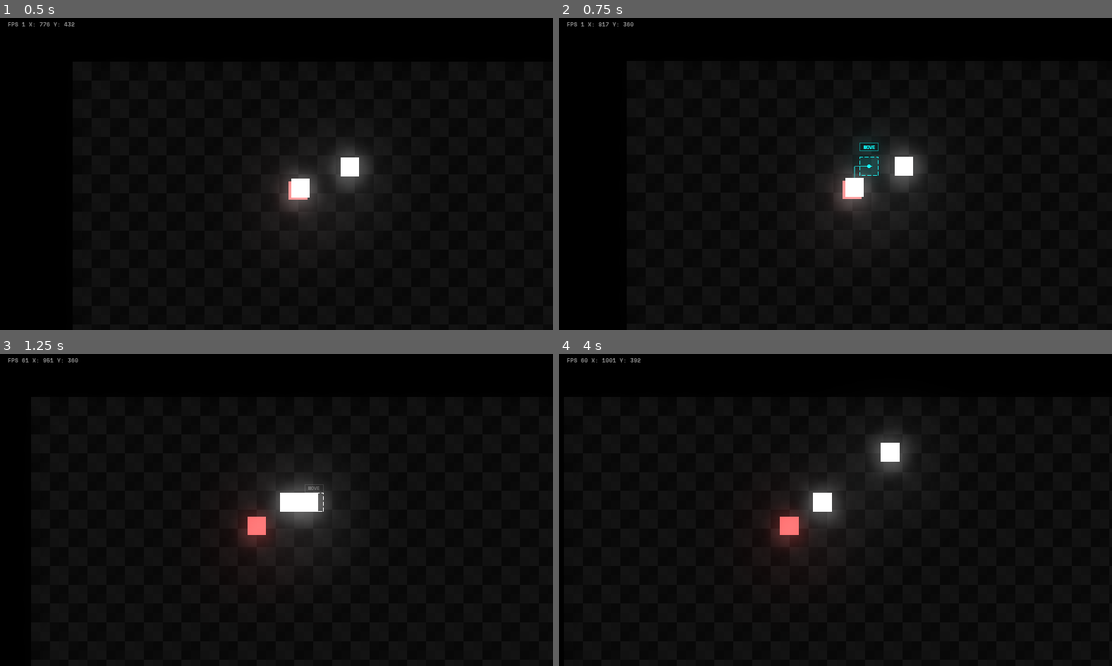
Above: before the commit, frames 1-4 (two rows, left to right).
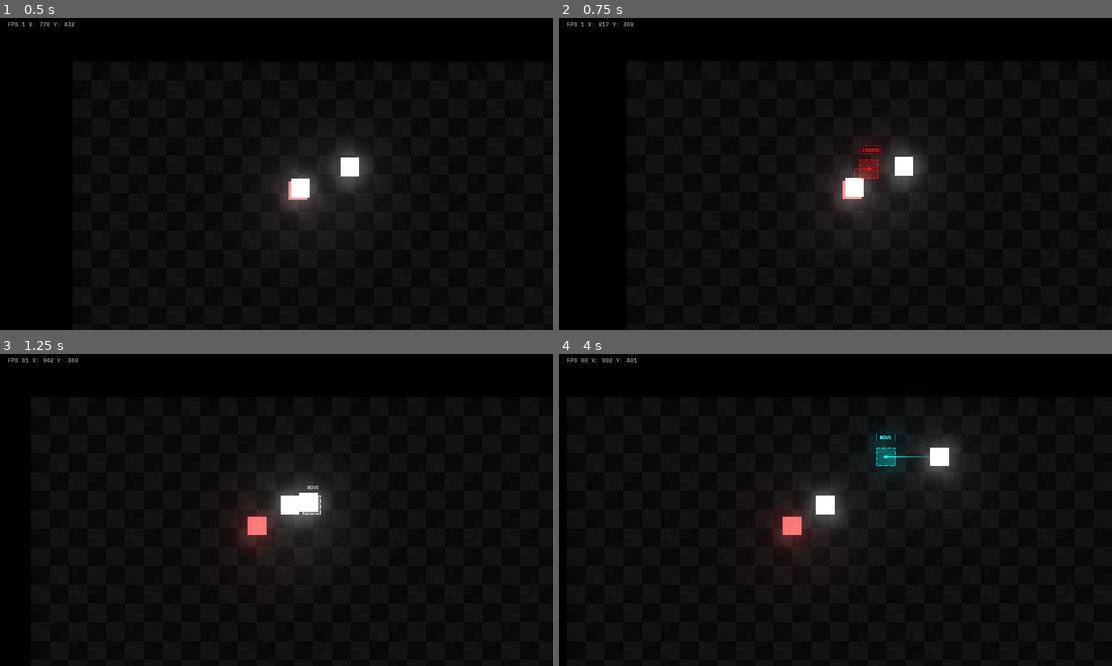
Above: after the commit, the same moments.

Repository: btzr-io/UNDER_DEVELOPMENT
Game: Godot game, scene res://scenes/Level.tscn
Same seed, same stepped clock (60 frames per second), same inputs: the game is played once before the commit and once after it. This scene is started directly instead of the project's main scene.
Inputs:
- Up to frame 1 (0.5 s): no input
- Up to frame 2 (0.75 s): tap Enter (ui_accept) at 0.5, 0.6 s; hold Right (ui_right) from 0.53 s (still down)
- Up to frame 3 (1.25 s): keep holding Right (ui_right); tap Enter (ui_accept) at 0.77, 1.07 s
- Up to frame 4 (4 s): release Right (ui_right) at 1.28 s; hold Down (ui_down) 1.28-2.03 s; tap Enter (ui_accept) at 1.35, 1.52, 1.82, 2.1, 2.85, 3.02, 3.32, 3.6, 3.77 s; hold Right (ui_right) 2.03-2.78 s; hold Up (ui_up) 2.78-3.53 s; hold Left (ui_left) from 3.53 s (still down)

Frame 1 is identical in both runs. In frame 2, 0.3% of the frame differs, in the area x 12-59%, y 1-52%; in frame 3, 0.2%; in frame 4, 1.8%, in the area x 7-73%, y 1-59%.

Commit message:
more fixes for edit logic / tooltips visibility

Diff:
--- a/scripts/Player.gd
+++ b/scripts/Player.gd
@@ -12,6 +12,7 @@
 var last_direction = Vector2.UP
 var current_speed = 0
 var target_position = null
+var snap_position = null
 var last_clone_instance = null
 var last_clone_position = null
 var last_tooltip_text = ""
@@ -47,8 +48,12 @@
 onready var level = get_tree().current_scene
 onready var camera = get_tree().root.get_node("Level/Main_camera")
 
+
 func is_overlaping():
 	return overlapping_bodies > 0
+
+func snap_to_position(new_position):
+	snap_position = new_position
 
 func _ready():
 	$Ovelrap.connect("body_exited", self, "handle_body_exit")
@@ -62,7 +67,7 @@
 
 func handle_animation_finish(animation_name):
 	if animation_name == "show":
-		is_editing = $Tooltip/AnimationPlayer.current_animation_position > 0
+		is_editing = true
 
 func exit_edit_mode():
 	if is_overlaping():
@@ -82,8 +87,9 @@
 		instance_clone()
 		line_connection.disconnect_target()
 		camera.add_trauma(0.4)
-		$Tooltip/AnimationPlayer.play_backwards("show")
+		$Tooltip.hide()
 		$CollisionShape2D.disabled = false
+		is_editing = false
 
 func enter_edit_mode():
 	if not target_position and !is_instance_valid(last_clone_instance):
@@ -112,6 +118,7 @@
 	if overlaping_body.is_in_group("EDITABLE") and last_clone_instance != overlaping_body:
 		selected_target = overlaping_body
 		current_action = ACTIONS.EDIT
+		snap_to_position(selected_target.global_transform.origin)
 	else:
 		overlapping_bodies += 1
 
@@ -122,6 +129,7 @@
 		if overlaping_body == selected_target:
 			selected_target = null
 			current_action = ACTIONS.MOVE
+			snap_position = null
 	else:
 		overlapping_bodies -= 1
 
@@ -153,29 +161,6 @@
 			enter_edit_mode()
 		elif is_editing:
 			exit_edit_mode()
-
-	if target_position:
-			direction = Vector2.ZERO
-			current_speed =  lerp(current_speed, max_speed * 2, 0.8)
-			var target_direction = global_transform.origin.direction_to(target_position).normalized()
-			var target_distance = floor(global_transform.origin.distance_to(target_position))  / 10
-			if target_distance < 1.0:
-				target_position = null
-				return
-
-			velocity = target_direction * current_speed
-
-
-	if direction == Vector2.ZERO:
-		current_speed = lerp(current_speed, 0.0, 0.35)
-		velocity = velocity.normalized() * current_speed
-		velocity = velocity.normalized() * current_speed
-
-
-	else:
-		last_direction = direction
-		current_speed =  lerp(current_speed, max_speed, 0.3)
-		velocity = direction.normalized() * current_speed
 
 
 func set_ui_color(color):
@@ -212,9 +197,34 @@
 					set_ui_color(Color.green)
 
 
-
-func _physics_process(_delta):
+func smooth_snap_position(new_postion, weight):
+	global_transform.origin = lerp(global_transform.origin, new_postion, weight)
+
+func _physics_process(delta):
 	if is_selected:
 		get_input()
+		if target_position:
+			direction = Vector2.ZERO
+			current_speed =  lerp(current_speed, max_speed * 2, 0.8)
+			var target_direction = global_transform.origin.direction_to(target_position).normalized()
+			var target_distance = floor(global_transform.origin.distance_to(target_position))  / 10
+			if target_distance < 1.0:
+				target_position = null
+				return
+
+			velocity = target_direction * current_speed
+		if direction == Vector2.ZERO:
+			current_speed = lerp(current_speed, 0.0, 0.35)
+			velocity = velocity.normalized() * current_speed
+			velocity = velocity.normalized() * current_speed
+
+			if is_editing and snap_position:
+				smooth_snap_position(snap_position, delta * speed * 0.08 )
+
+		else:
+			last_direction = direction
+			current_speed =  lerp(current_speed, max_speed, 0.3)
+			velocity = direction.normalized() * current_speed
+
 		velocity = move_and_slide(velocity)
 		update_ui()
Binary file changed: assets/textures/square_outline.png
